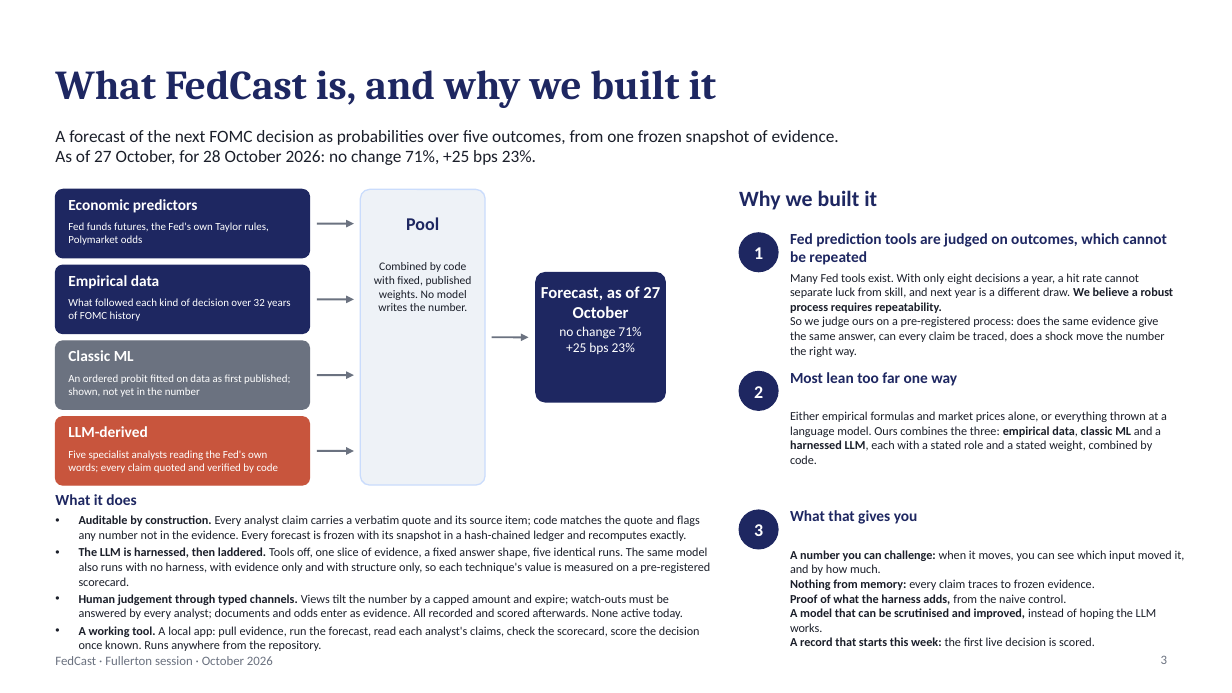
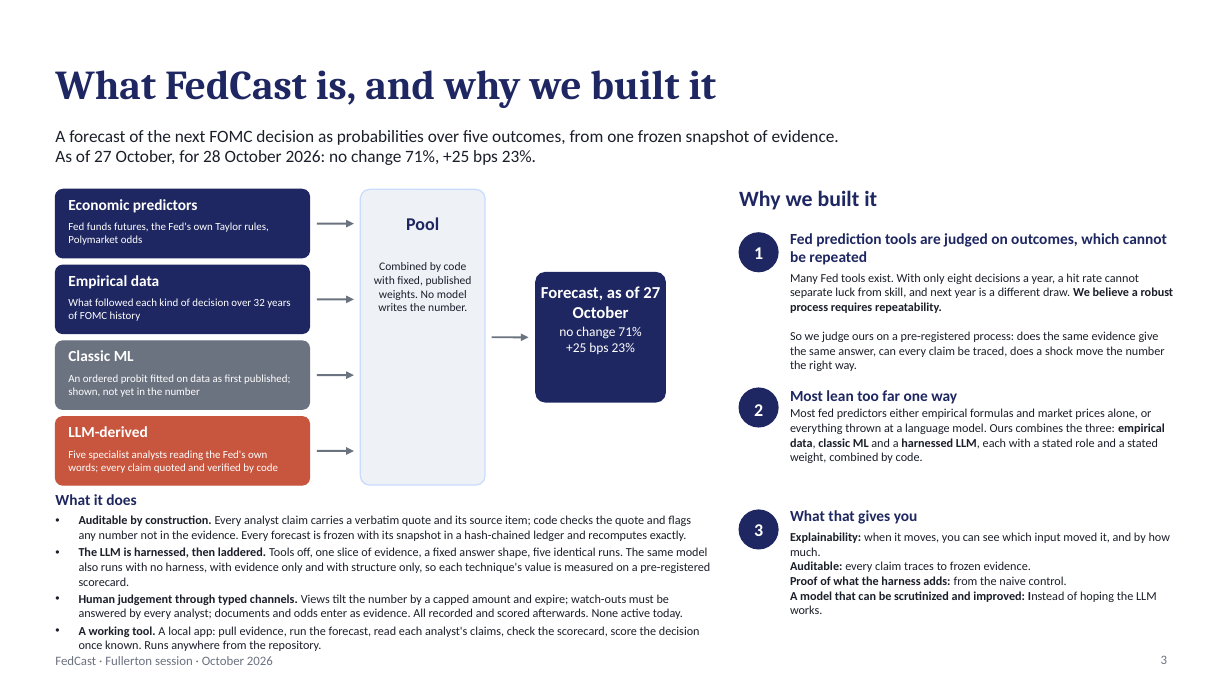
Before and after one commit to kmt112/fed-forecast, a slide deck: slide 3 of docs/FedCast_Fullerton_short.pptx. Drawn at 1232x693 pixels with LibreOffice and Linux fonts; fonts in the diff are those of the drawing. Boxes give left, top, right and bottom in pixels: in the first picture for what was removed or moved away, otherwise in the second. Text is boxed around its words. In the diff, an @@ line names an element or a change of style, - is before the commit and + after.

```diff
--- a/docs/FedCast_Fullerton_short.pptx
+++ b/docs/FedCast_Fullerton_short.pptx
@@ text "Many Fed tools exist. With ..." rewrapped from (x1=790, y1=273, x2=1174, y2=357) to (x1=790, y1=273, x2=1174, y2=371) @@
@@ 2 texts, 1 ellipse moved together from (x1=739, y1=372, x2=957, y2=410) to (x1=739, y1=388, x2=957, y2=427) @@
@@ text at (x1=790, y1=408, x2=1165, y2=463): text changed @@
-Either empirical formulas and market prices alone, or everything thrown at a language model. Ours combines the three: empirical data, classic ML and a harnessed LLM, each with a stated role and a stated weight, combined by code.
+Most fed predictors either empirical formulas and market prices alone, or everything thrown at a language model. Ours combines the three: empirical data, classic ML and a harnessed LLM, each with a stated role and a stated weight, combined by code.
@@ text at (x1=79, y1=515, x2=691, y2=541): text changed @@
-• Auditable by construction. Every analyst claim carries a verbatim quote and its source item; code matches the quote and flags any number not in the evidence. Every forecast is frozen with its snapshot in a hash-chained ledger and recomputes exactly.
+• Auditable by construction. Every analyst claim carries a verbatim quote and its source item; code checks the quote and flags any number not in the evidence. Every forecast is frozen with its snapshot in a hash-chained ledger and recomputes exactly.
@@ text at (x1=790, y1=532, x2=1170, y2=614): text changed @@
-A number you can challenge: when it moves, you can see which input moved it, and by how much.
-Nothing from memory: every claim traces to frozen evidence.
-Proof of what the harness adds, from the naive control.
-A model that can be scrutinised and improved, instead of hoping the LLM works.
-A record that starts this week: the first live decision is scored.
+Explainability: when it moves, you can see which input moved it, and by how much.
+Auditable: every claim traces to frozen evidence.
+Proof of what the harness adds: from the naive control.
+A model that can be scrutinized and improved: Instead of hoping the LLM works.
```
Also in this commit, not shown: 1 other slide changed, 3 other files.
